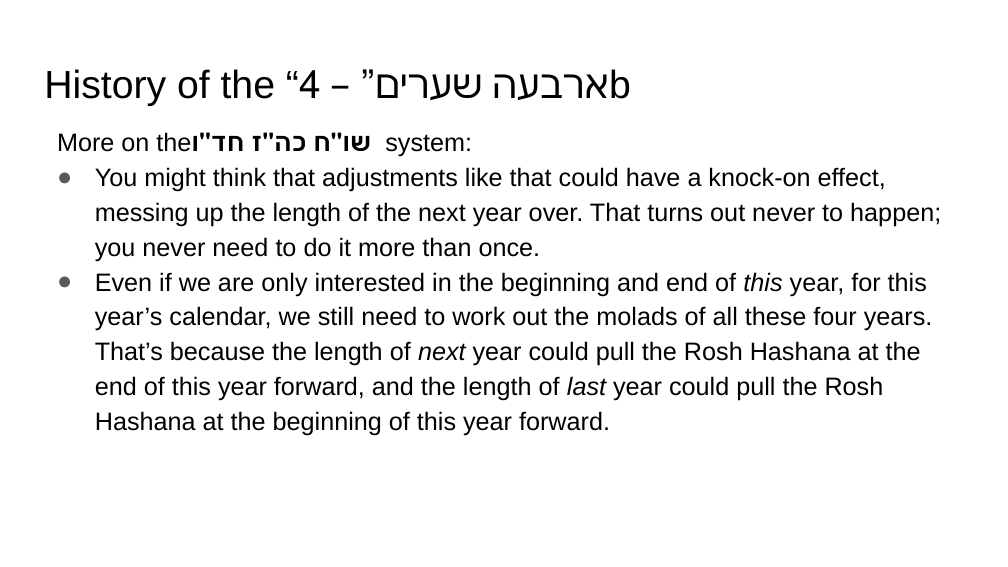
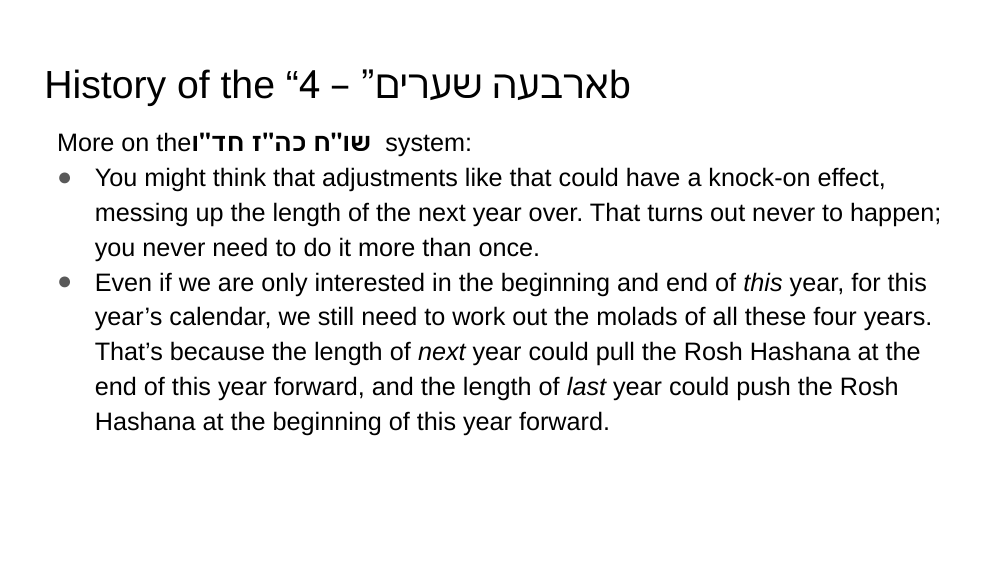
Before and after one commit to MichoelR/Keviyus, a slide deck: slide 9 of FourGates/FourGates.pptx. Drawn at 1008x567 pixels with LibreOffice and Linux fonts; fonts in the diff are those of the drawing. Boxes give left, top, right and bottom in pixels: in the first picture for what was removed or moved away, otherwise in the second. Text is boxed around its words. In the diff, an @@ line names an element or a change of style, - is before the commit and + after.

```diff
--- a/FourGates/FourGates.pptx
+++ b/FourGates/FourGates.pptx
@@ text at bbox=[95, 272, 933, 435]: text changed @@
-● Even if we are only interested in the beginning and end of this year, for this year’s calendar, we still need to work out the molads of all these four years. That’s because the length of next year could pull the Rosh Hashana at the end of this year forward, and the length of last year could pull the Rosh Hashana at the beginning of this year forward.
+● Even if we are only interested in the beginning and end of this year, for this year’s calendar, we still need to work out the molads of all these four years. That’s because the length of next year could pull the Rosh Hashana at the end of this year forward, and the length of last year could push the Rosh Hashana at the beginning of this year forward.
```
Also in this commit, not shown: 14 other slides changed.
